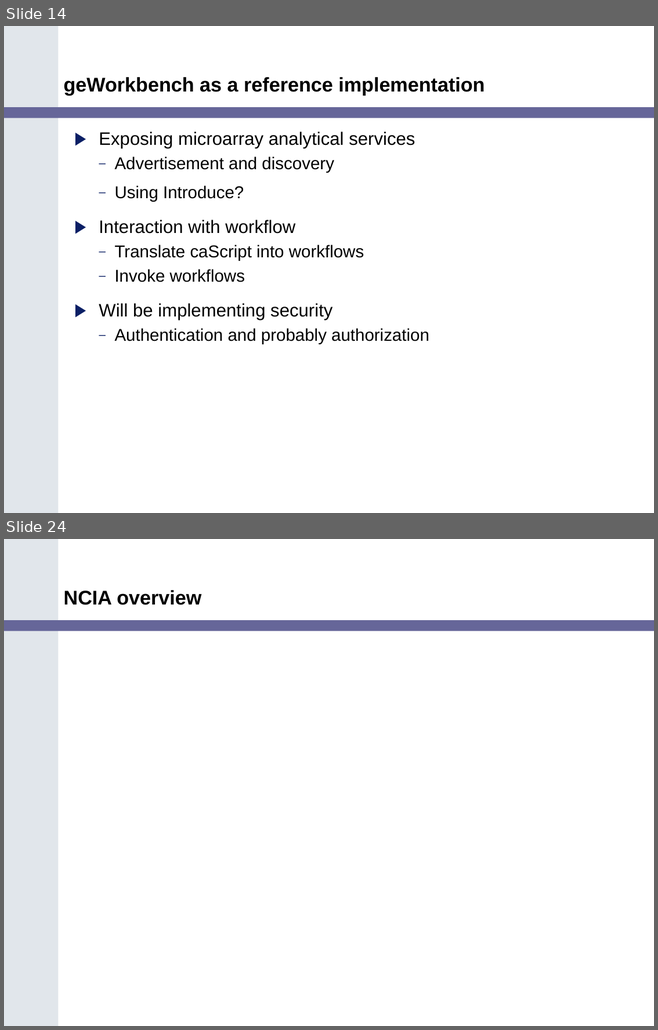
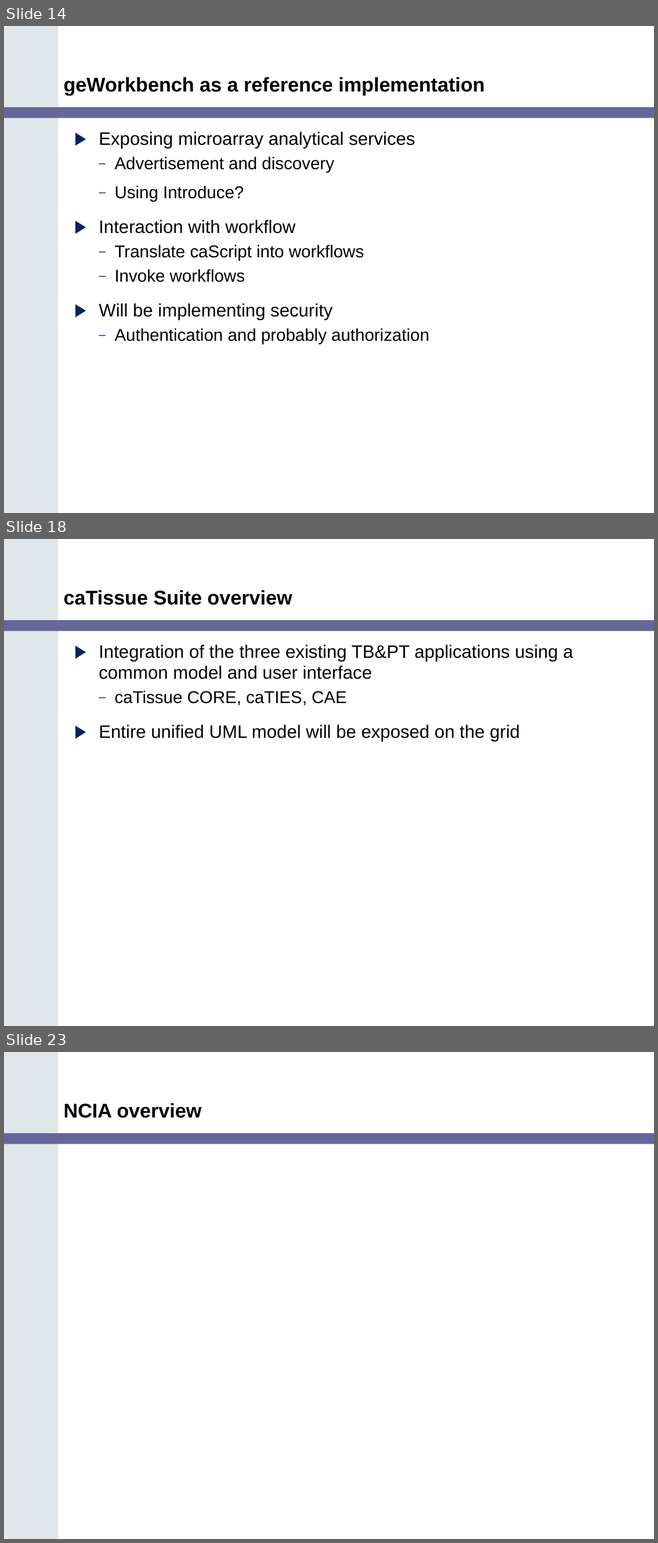
Before and after one commit to NCIP/cagrid-portal, a slide deck: cagrid-1-0/Documentation/presentations/200607_VCDE_ARCH/Ref_Impl_Arch_VCDE_2006_07.ppt. Shown one above the other, each under a label of ours: slides 14 and 24 before the commit, slides 14, 18 and 23 after it; the slides between them are not shown. The pictures are 658x1030 and 658x1543 pixels, drawn with LibreOffice and Linux fonts; fonts in the diff are those of the drawing; background and template pictures are left out. Boxes give left, top, right and bottom in pixels: in the first picture for what was removed or moved away, otherwise in the second. Text is boxed around its words. In the diff, an @@ line names an element or a change of style, - is before the commit and + after.

```diff
--- a/cagrid-1-0/Documentation/presentations/200607_VCDE_ARCH/Ref_Impl_Arch_VCDE_2006_07.ppt
+++ b/cagrid-1-0/Documentation/presentations/200607_VCDE_ARCH/Ref_Impl_Arch_VCDE_2006_07.ppt
@@ slide 18 added at [4, 539, 654, 1026], background #FFFFFF; not listed: 2 template elements that a slide beside it also shows @@
@@ title added at [64, 590, 292, 605], 22 pt, text #000000, bold @@
+caTissue Suite overview
@@ text added at [99, 645, 572, 741], 20 pt, text #000000 @@
+▶ Integration of the three existing TB&PT applications using a common model and user interface
+  – caTissue CORE, caTIES, CAE
+▶ Entire unified UML model will be exposed on the grid
@@ what was slide 24 is now slide 23 @@
```
Also in this commit, not shown: 8 slides changed, 6 other slides added, 5 slides removed.
